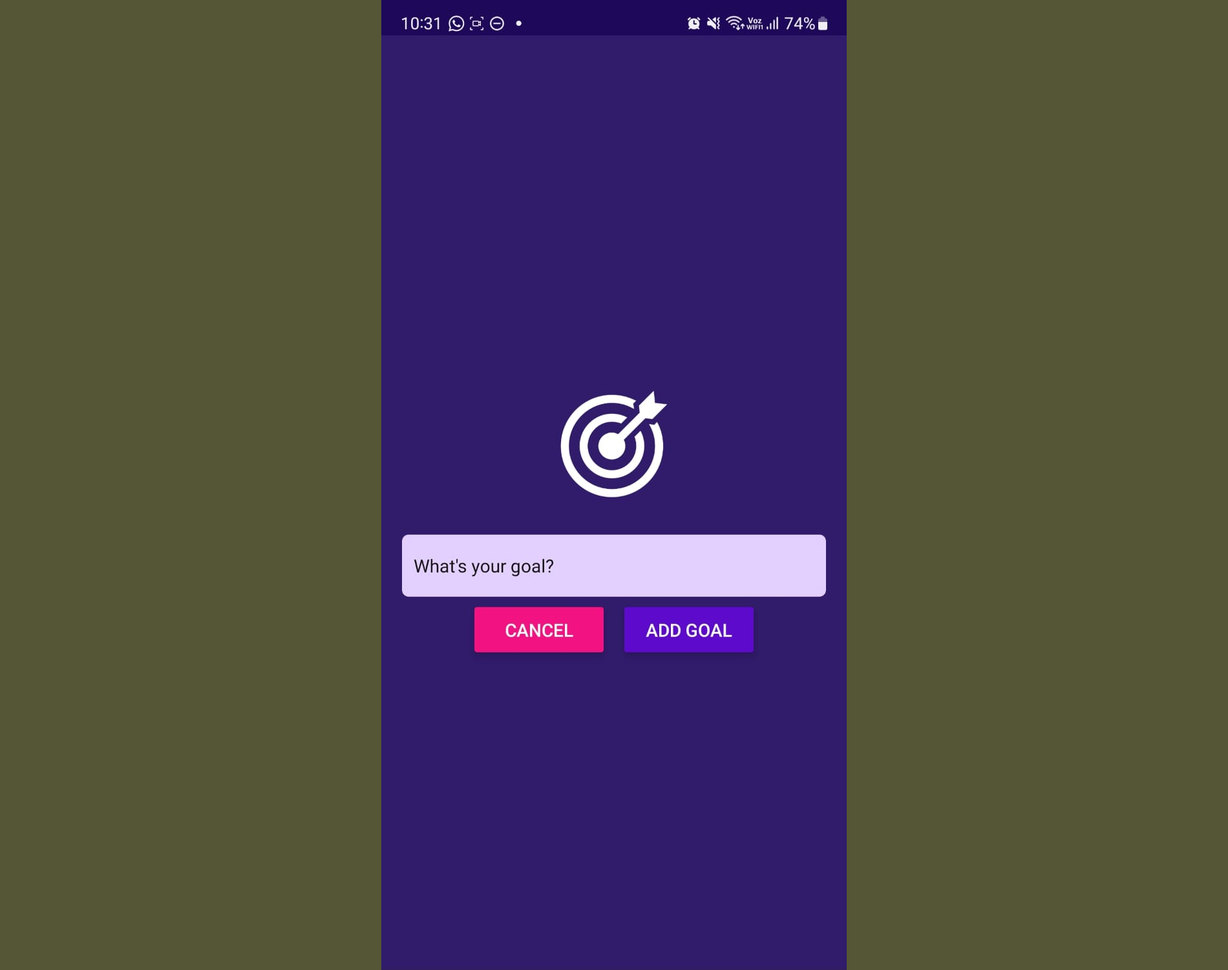
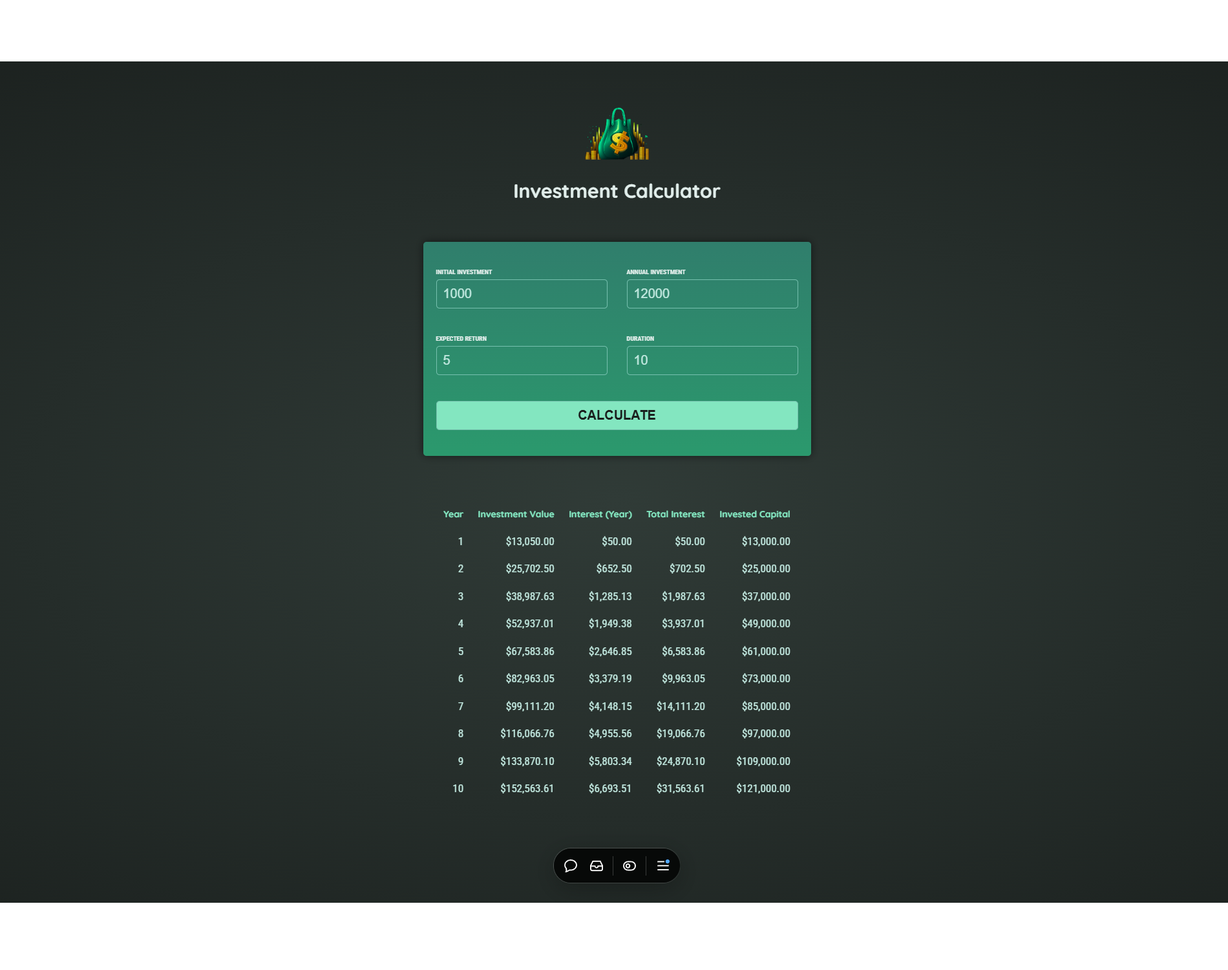
Two versions of the same layered image (1228×970). Layer-by-layer changes:
renamed "Imagem do WhatsApp de 2024-09-19 à(s) 10.31.50_5eec78c8.jpg" to "Camada colada", painted on it over bbox(0, 0, 1228, 970)
removed layer "felipedev.png" over bbox(0, 0, 1228, 970)
